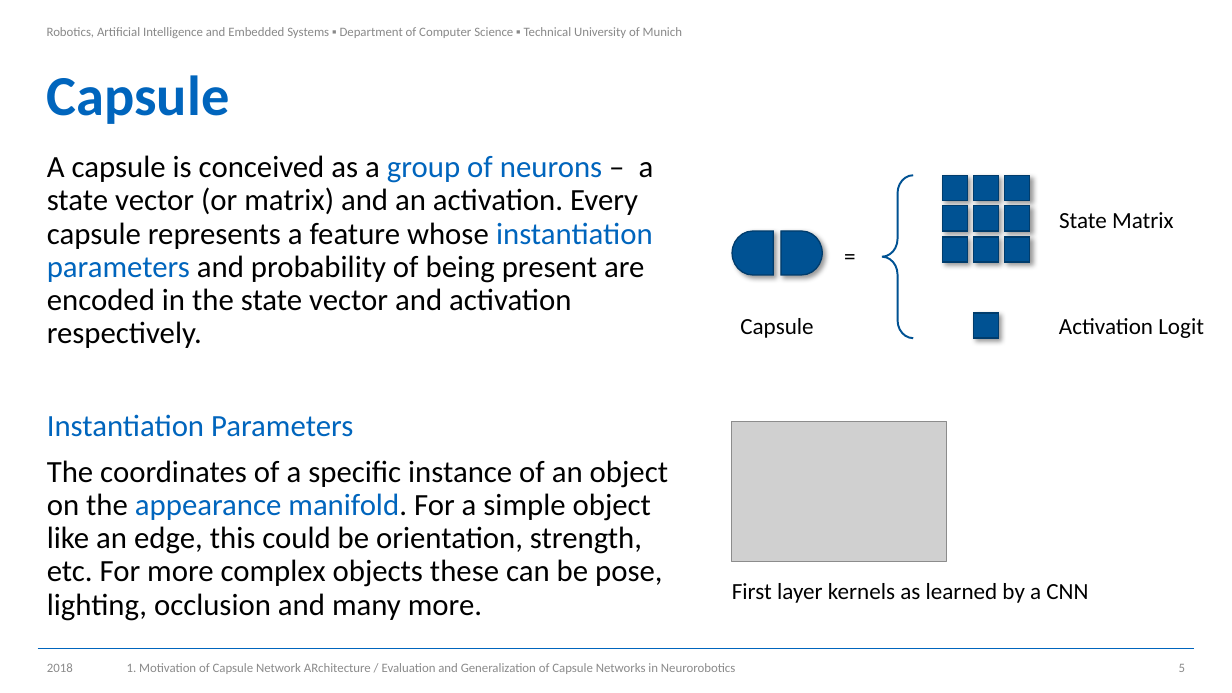
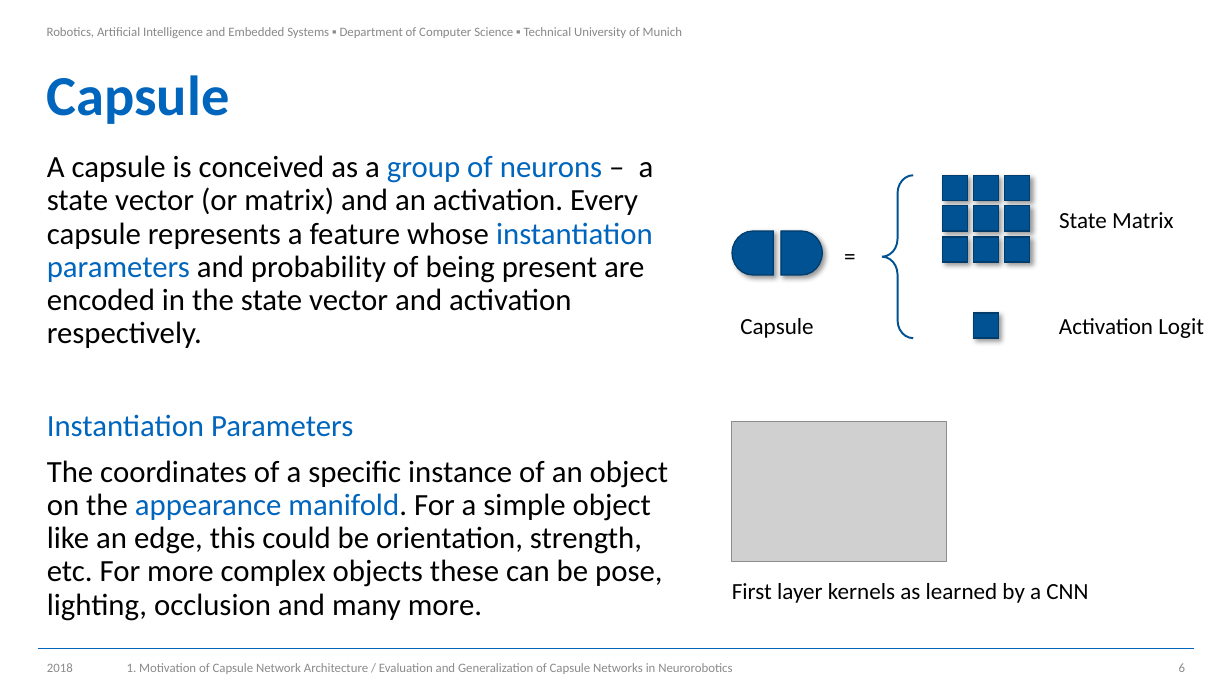
Before and after one commit to JeanElsner/thesis-capsules-neurorobotics, a slide deck: slide 6 of FinalPresentation.pptx (slide 5 before the commit). Drawn at 1232x693 pixels with LibreOffice and Linux fonts; fonts in the diff are those of the drawing; grey boxes stand for pictures; background and template pictures are left out. Boxes give left, top, right and bottom in pixels: in the first picture for what was removed or moved away, otherwise in the second. Text is boxed around its words. In the diff, an @@ line names an element or a change of style, - is before the commit and + after.

Commit message:
Finished final presentation.

```diff
--- a/FinalPresentation.pptx
+++ b/FinalPresentation.pptx
@@ text at [127,663,732,674]: text changed @@
-1. Motivation of Capsule Network ARchitecture / Evaluation and Generalization of Capsule Networks in Neurorobotics
+1. Motivation of Capsule Network Architecture / Evaluation and Generalization of Capsule Networks in Neurorobotics
```
Also in this commit, not shown: 4 other slides changed, 23 slides added, 12 slides removed, 1 other file.
